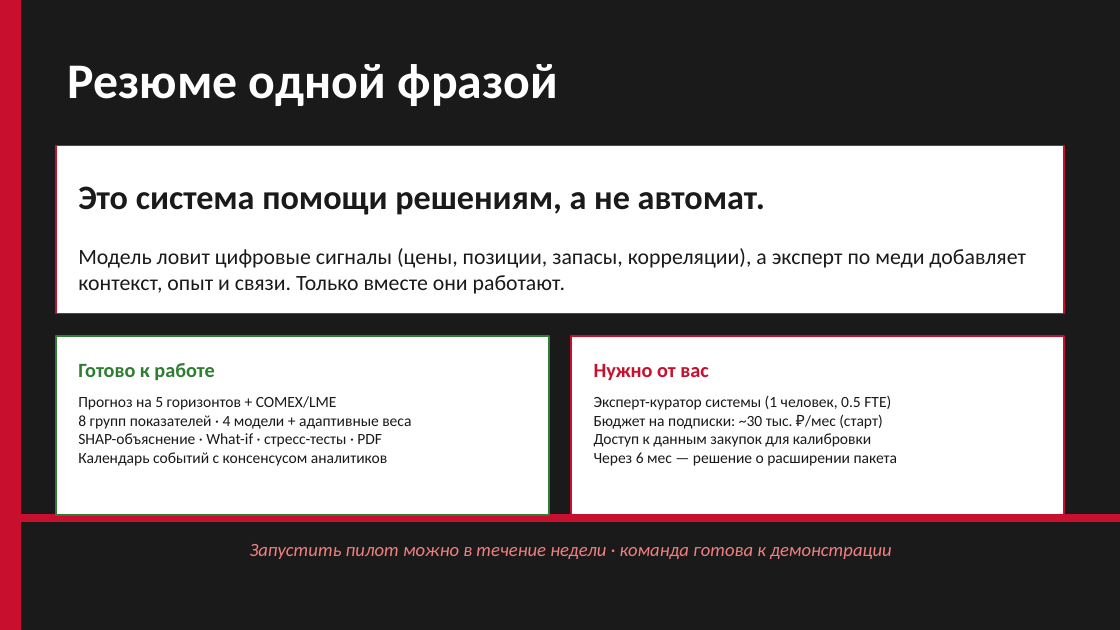
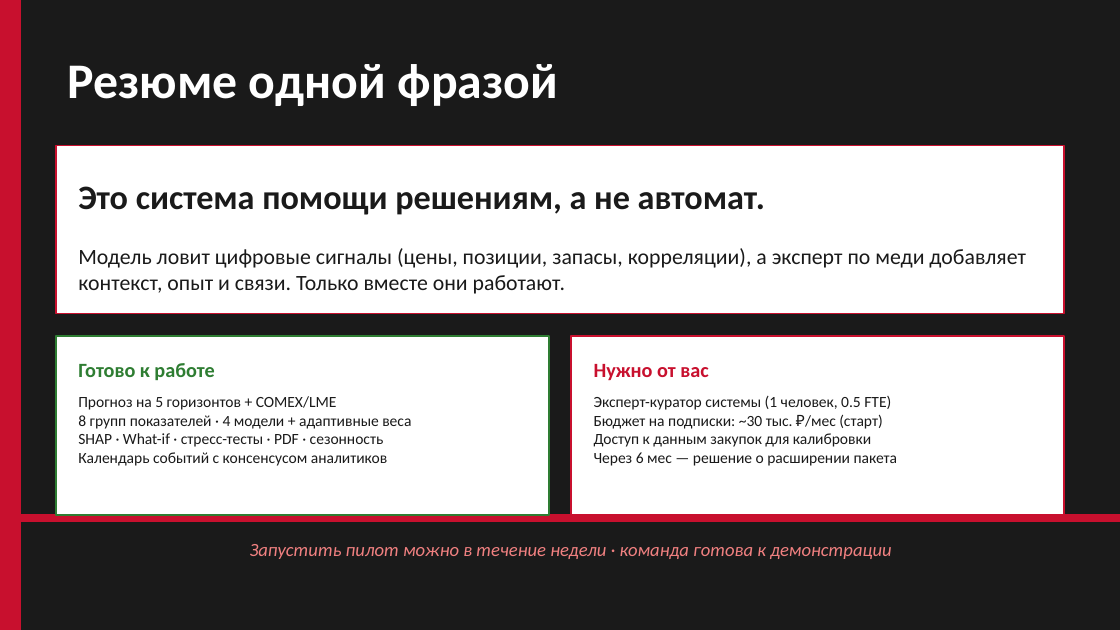
Before and after one commit to art6765/copper-forecast, a slide deck: slide 17 of presentation/Copper_Forecast_For_Director.pptx. Drawn at 1120x630 pixels with LibreOffice and Linux fonts; fonts in the diff are those of the drawing. Boxes give left, top, right and bottom in pixels: in the first picture for what was removed or moved away, otherwise in the second. Text is boxed around its words. In the diff, an @@ line names an element or a change of style, - is before the commit and + after.

```diff
--- a/presentation/Copper_Forecast_For_Director.pptx
+++ b/presentation/Copper_Forecast_For_Director.pptx
@@ text at [78, 433, 384, 447]: text changed @@
-SHAP-объяснение · What-if · стресс-тесты · PDF
+SHAP · What-if · стресс-тесты · PDF · сезонность
```
Also in this commit, not shown: 2 other slides changed, 5 other files.
